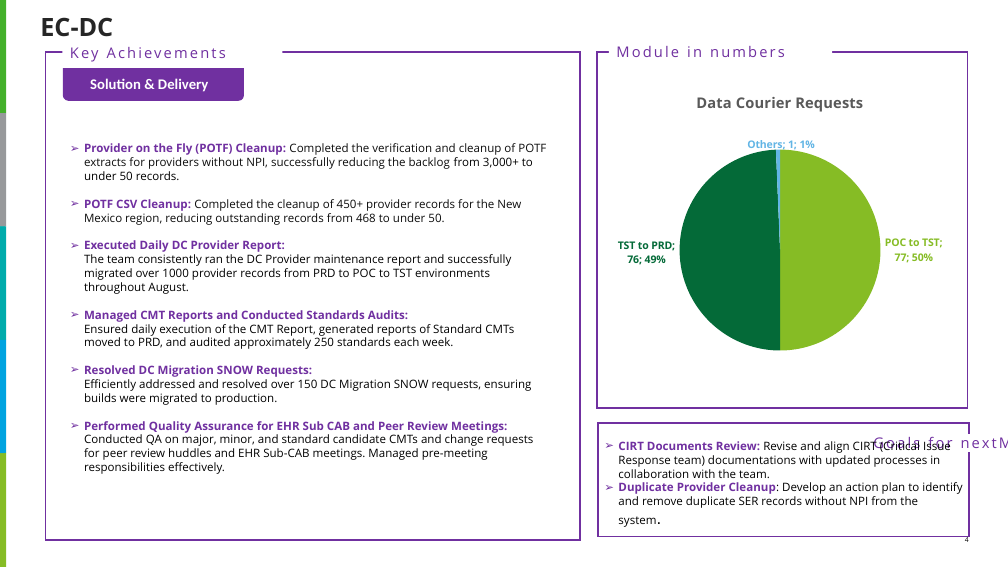
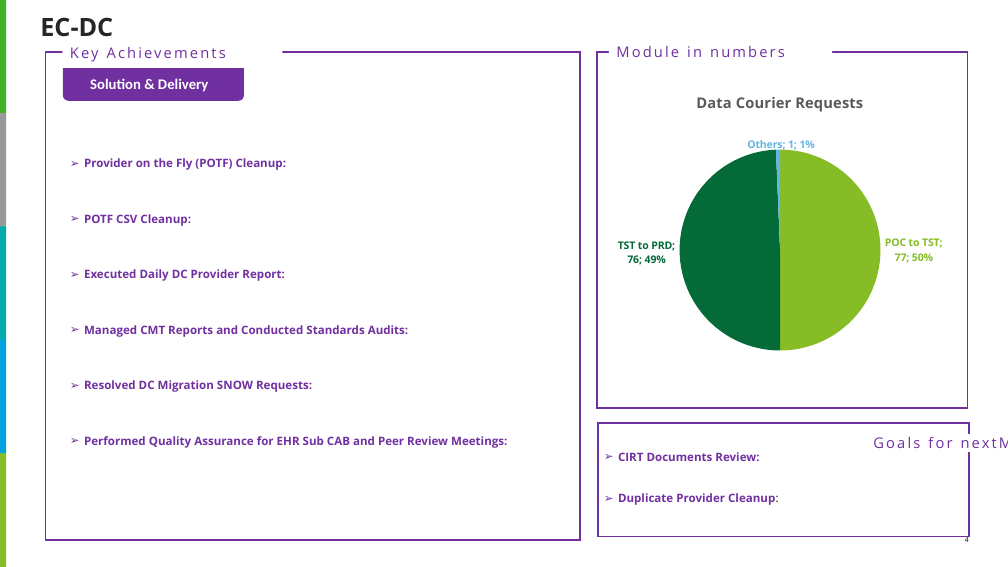
Before and after one commit to akshaya3206/Tracker-WeeklyDeck, a slide deck: slide 4 of Monthly_updates_CHRISTUS POD-2 Template.pptx. Drawn at 1008x567 pixels with LibreOffice and Linux fonts; fonts in the diff are those of the drawing. Boxes give left, top, right and bottom in pixels: in the first picture for what was removed or moved away, otherwise in the second. Text is boxed around its words. In the diff, an @@ line names an element or a change of style, - is before the commit and + after.

```diff
--- a/Monthly_updates_CHRISTUS POD-2 Template.pptx
+++ b/Monthly_updates_CHRISTUS POD-2 Template.pptx
@@ text at bbox=[84, 158, 507, 448]: text changed; text colour #000000 to #7030A0; bold on @@
-➢ Provider on the Fly (POTF) Cleanup: Completed the verification and cleanup of POTF extracts for providers without NPI, successfully reducing the backlog from 3,000+ to under 50 records.
-➢ POTF CSV Cleanup: Completed the cleanup of 450+ provider records for the New Mexico region, reducing outstanding records from 468 to under 50.
-➢ Executed Daily DC Provider Report:
-  The team consistently ran the DC Provider maintenance report and successfully migrated over 1000 provider records from PRD to POC to TST environments throughout August.
-➢ Managed CMT Reports and Conducted Standards Audits:
-  Ensured daily execution of the CMT Report, generated reports of Standard CMTs moved to PRD, and audited approximately 250 standards each week.
-➢ Resolved DC Migration SNOW Requests:
-  Efficiently addressed and resolved over 150 DC Migration SNOW requests, ensuring builds were migrated to production.
-➢ Performed Quality Assurance for EHR Sub CAB and Peer Review Meetings:
-  Conducted QA on major, minor, and standard candidate CMTs and change requests for peer review huddles and EHR Sub-CAB meetings. Managed pre-meeting responsibilities effectively.
+➢ Provider on the Fly (POTF) Cleanup:
+➢ POTF CSV Cleanup:
+➢ Executed Daily DC Provider Report:
+➢ Managed CMT Reports and Conducted Standards Audits:
+➢ Resolved DC Migration SNOW Requests:
+➢ Performed Quality Assurance for EHR Sub CAB and Peer Review Meetings:
@@ text removed at bbox=[83, 199, 126, 206] @@
-Solution & Delivery
@@ text removed at bbox=[97, 255, 141, 262] @@
-Scope of work
@@ text at bbox=[618, 452, 779, 505]: text changed; text colour #000000 to #7030A0; bold on @@
-➢ CIRT Documents Review: Revise and align CIRT (Critical Issue Response team) documentations with updated processes in collaboration with the team.
-➢ Duplicate Provider Cleanup: Develop an action plan to identify and remove duplicate SER records without NPI from the system.
+➢ CIRT Documents Review:
+➢ Duplicate Provider Cleanup:
```
Also in this commit, not shown: 2 other slides changed, 4 other files.
